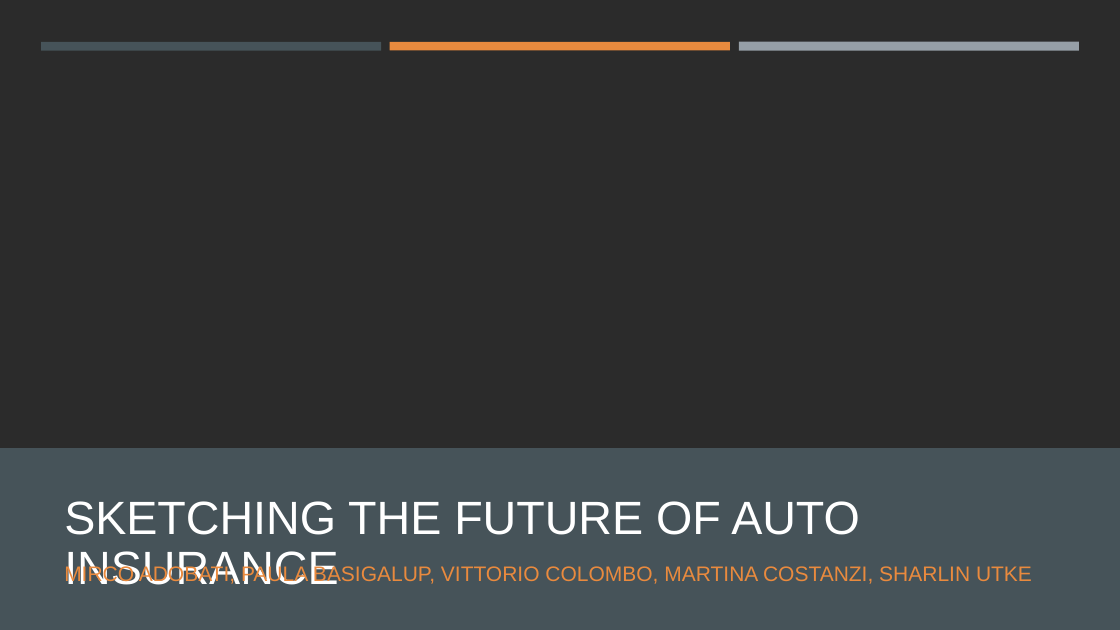
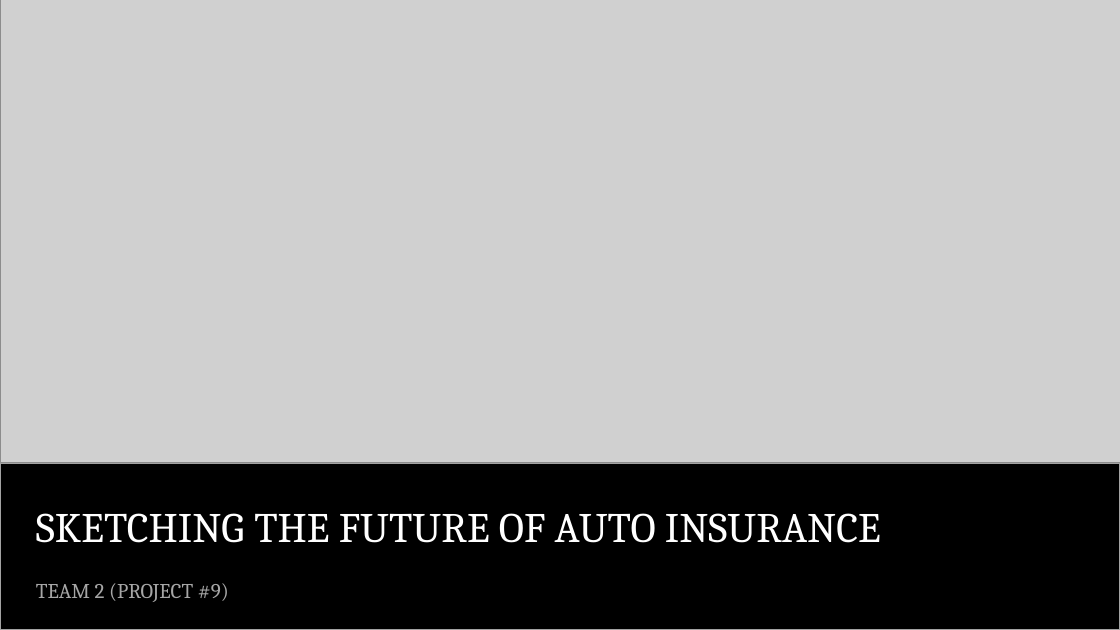
Before and after one commit to costanzimartina/Fintech_project, a slide deck: slide 1 of AutoInsurtech_Adobati_Basigalup_Colombo_Costanzi_Utke.pptx. Drawn at 1120x630 pixels with LibreOffice and Linux fonts; fonts in the diff are those of the drawing; grey boxes stand for pictures; background and template pictures are left out; a plain dark background stands for a picture behind light text. Boxes give left, top, right and bottom in pixels: in the first picture for what was removed or moved away, otherwise in the second. Text is boxed around its words. In the diff, an @@ line names an element or a change of style, - is before the commit and + after.

```diff
--- a/AutoInsurtech_Adobati_Basigalup_Colombo_Costanzi_Utke.pptx
+++ b/AutoInsurtech_Adobati_Basigalup_Colombo_Costanzi_Utke.pptx
@@ background picture (left out) to #FFFFFF @@
@@ picture added at (x1=0, y1=0, x2=1120, y2=463) @@
@@ rectangle removed at (x1=41, y1=42, x2=381, y2=50) @@
@@ rectangle removed at (x1=390, y1=42, x2=730, y2=50) @@
@@ rectangle removed at (x1=739, y1=42, x2=1079, y2=51) @@
@@ rectangle added at (x1=0, y1=463, x2=1120, y2=630), fill #000000, outline #A3A3A3 1.75 pt @@
@@ text "SKETCHING THE FUTURE OF AUTO ..." moved from (x1=64, y1=501, x2=860, y2=585) to (x1=36, y1=513, x2=881, y2=543) @@
@@ text "SKETCHING THE FUTURE OF AUTO ..." at (x1=36, y1=513, x2=881, y2=543): size 40 to 36 pt, font Arial to Cambria @@
@@ text at (x1=36, y1=583, x2=229, y2=602): text changed; font Arial to Cambria; text colour #E98A3E to #A6A6A6 @@
-MIRCO ADOBATI, PAULA BASIGALUP, VITTORIO COLOMBO, MARTINA COSTANZI, SHARLIN UTKE
+TEAM 2 (PROJECT #9)
```
Also in this commit, not shown: 11 other slides changed, 3 slides added, 3 slides removed, 4 other files.
